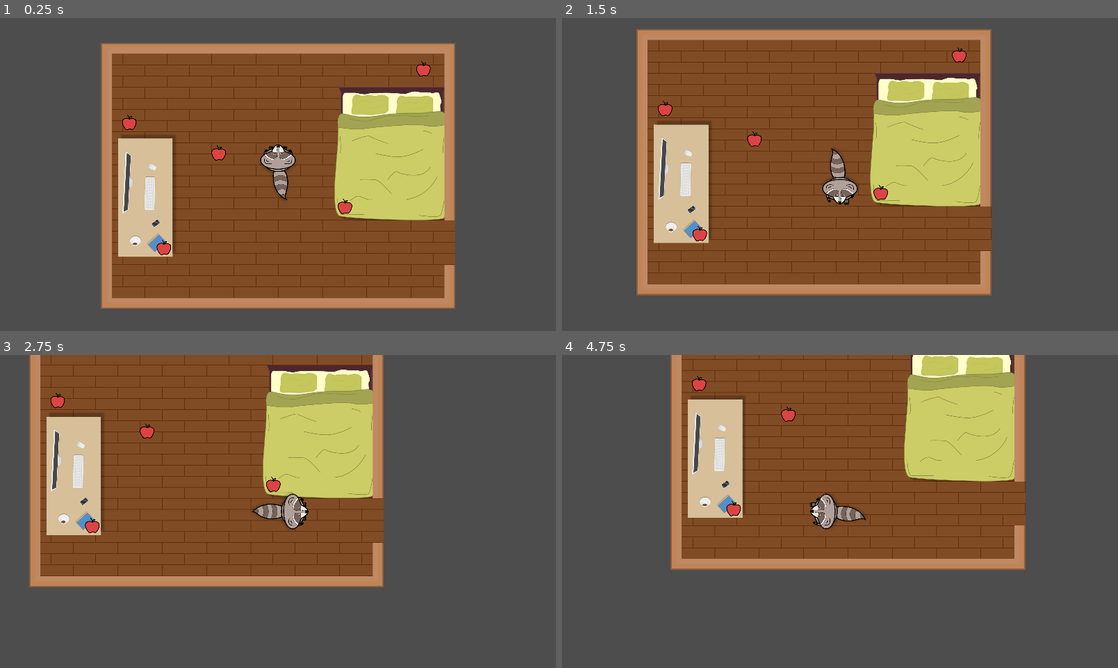
Above: before the commit, frames 1-4 (two rows, left to right).
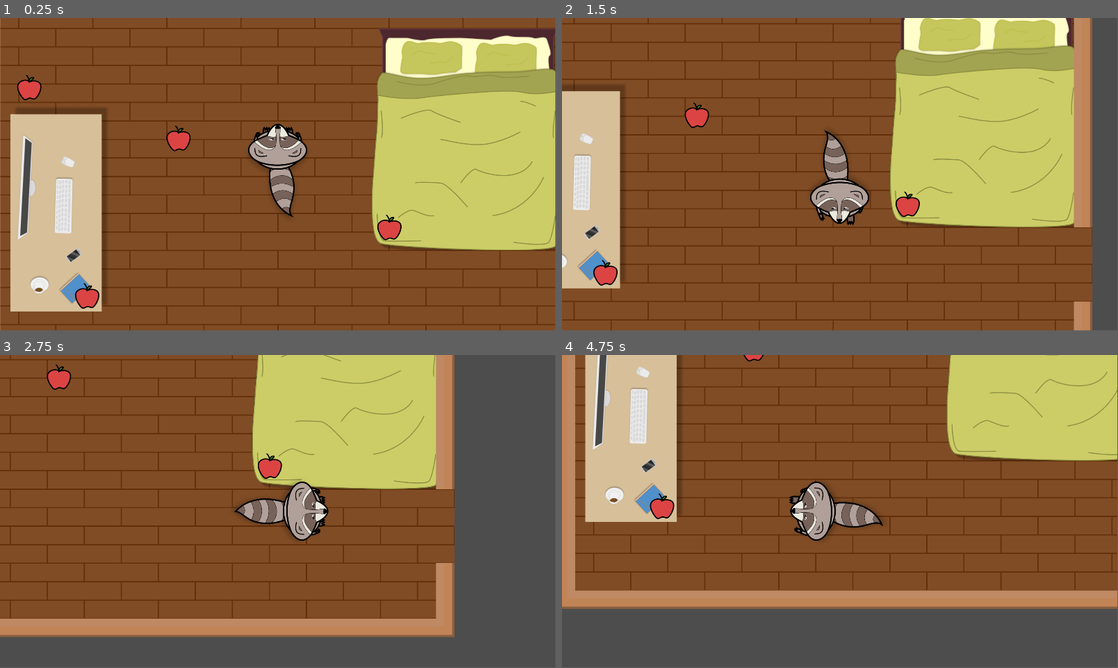
Above: after the commit, the same moments.

Repository: metshein/Prygivagi
Game: Godot game, scene res://Levels/game_level.tscn
Same seed, same stepped clock (60 frames per second), same inputs: the game is played once before the commit and once after it.
Inputs:
- Up to frame 1 (0.25 s): no input
- Up to frame 2 (1.5 s): tap Enter (ui_accept) at 0.5, 0.77, 1.25 s; hold D (right) 0.53-1.28 s; hold S (down) from 1.28 s (still down)
- Up to frame 3 (2.75 s): tap Enter (ui_accept) at 1.52 s; release S (down) at 2.03 s; hold D (right) from 2.03 s (still down)
- Up to frame 4 (4.75 s): release D (right) at 2.78 s; hold W (up) 2.78-3.53 s; tap Enter (ui_accept) at 3.02, 3.5, 3.77, 4.52 s; hold A (left) from 3.53 s (still down)
In our replay, the window is 800x450 before the commit and 799x449 after it. These sizes can differ from the game's own. Grey fills any space a smaller window leaves; there, only what the larger window draws over its background counts as a difference.

The runs differ from the first frame. In frame 1, 68% of the frame differs, in the area x 0-100%, y 0-100%; in frame 2, 64%; in frame 3, 44%; in frame 4, 55%.

Commit message:
ddd

Diff:
--- a/Levels/camera.tscn
+++ b/Levels/camera.tscn
@@ -3,4 +3,3 @@
 [node name="camera" type="Node2D"]
 
 [node name="Camera2D" type="Camera2D" parent="."]
-zoom = Vector2(0.2, 0.2)
--- a/project.godot
+++ b/project.godot
@@ -19,8 +19,6 @@
 
 window/size/viewport_width=1920
 window/size/viewport_height=1080
-window/stretch/mode="canvas_items"
-window/stretch/scale=2.99
 
 [input]
 
